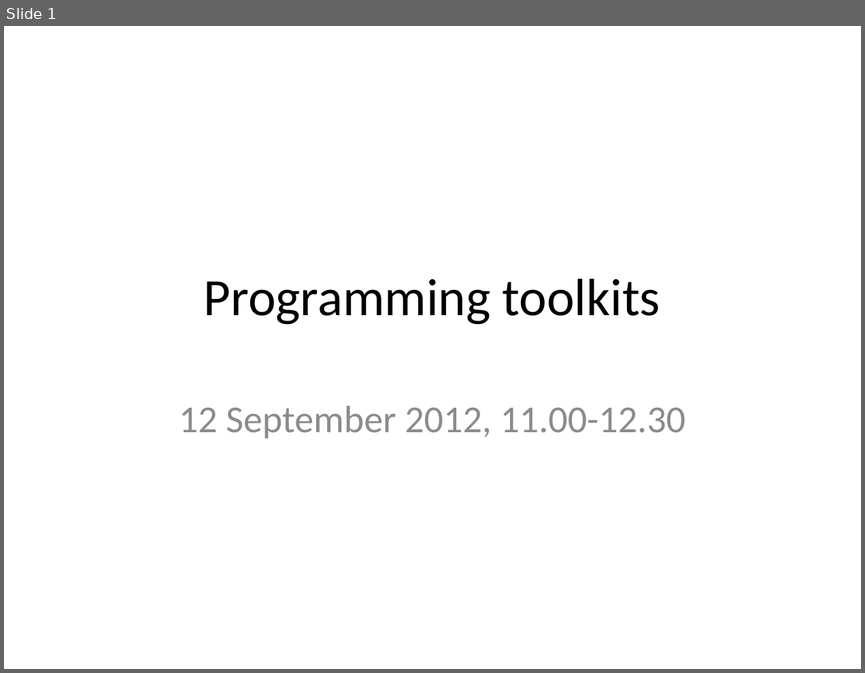
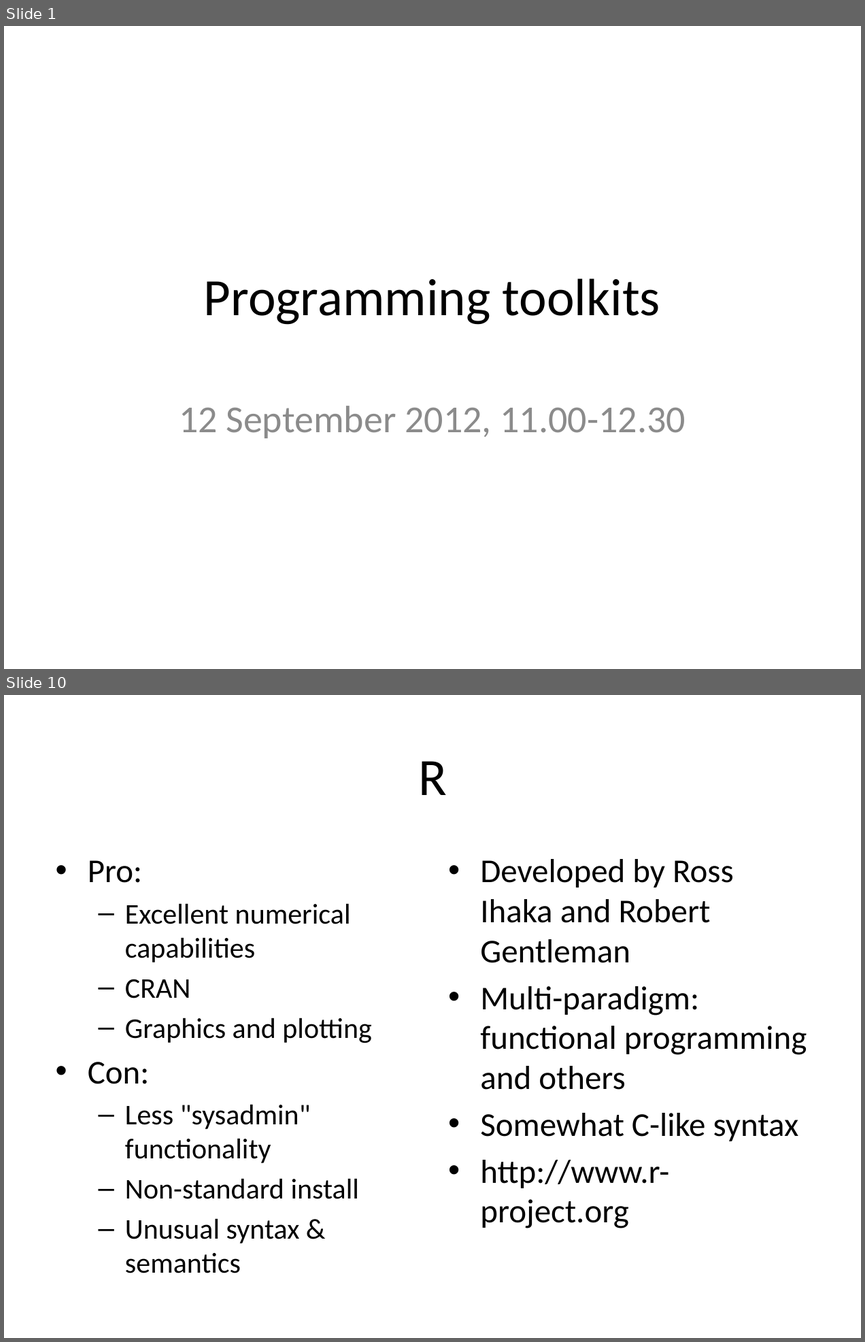
Before and after one commit to rvosa/ngs-workflows, a slide deck: doc/slides/day2/session2/Toolkits.pptx. Shown one above the other, each under a label of ours: slide 1 before the commit, slides 1 and 10 after it; the slides between them are not shown. The pictures are 865x673 and 865x1342 pixels, drawn with LibreOffice and Linux fonts; fonts in the diff are those of the drawing. Boxes give left, top, right and bottom in pixels: in the first picture for what was removed or moved away, otherwise in the second. Text is boxed around its words. In the diff, an @@ line names an element or a change of style, - is before the commit and + after.

```diff
--- a/doc/slides/day2/session2/Toolkits.pptx
+++ b/doc/slides/day2/session2/Toolkits.pptx
@@ slide 10 added at bbox=[4, 695, 861, 1338], background #FFFFFF @@
@@ title added at bbox=[418, 761, 447, 795], 44 pt, text #000000 @@
+R
@@ text added at bbox=[88, 860, 372, 1273], 24 pt, text #000000 @@
+• Pro:
+  – Excellent numerical capabilities
+  – CRAN
+  – Graphics and plotting
+• Con:
+  – Less "sysadmin" functionality
+  – Non-standard install
+  – Unusual syntax & semantics
@@ text added at bbox=[480, 859, 806, 1228], 28 pt, text #000000 @@
+• Developed by Ross Ihaka and Robert Gentleman
+• Multi-paradigm: functional programming and others
+• Somewhat C-like syntax
+• http://www.r-project.org
```
Also in this commit, not shown: 3 slides changed, 7 other slides added, 8 slides removed.
